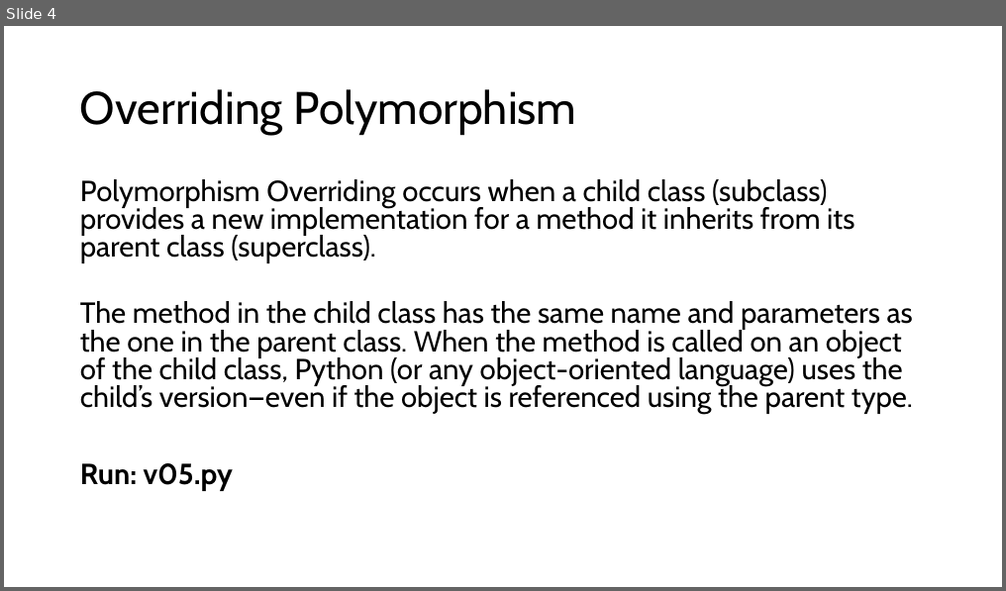
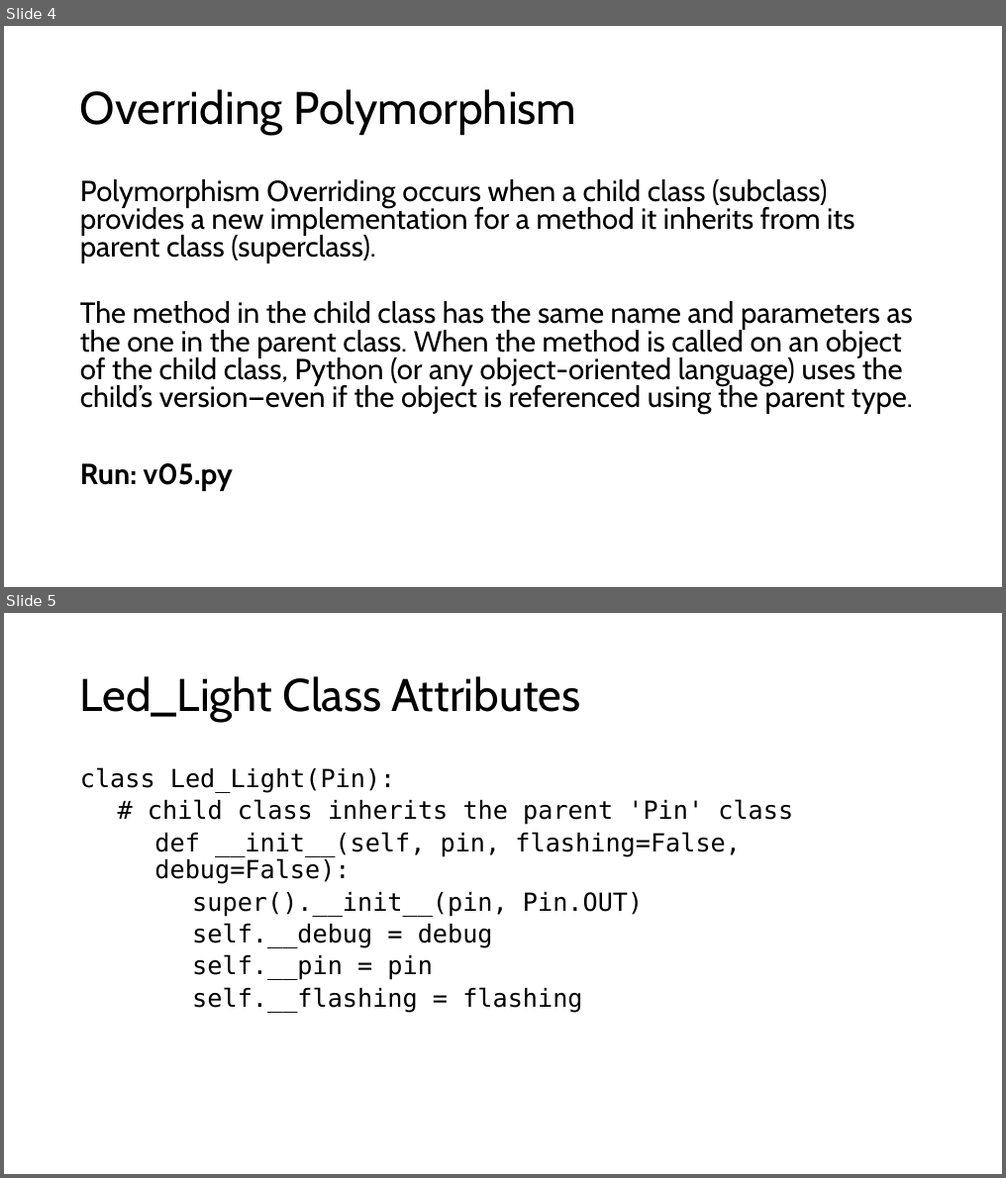
Before and after one commit to TempeHS/MicroPython_OOP_Pi_Pico_Mini_Project_Source, a slide deck: tutorials/presentations/Lecture2.pptx. Shown one above the other, each under a label of ours: slide 4 before the commit, slides 4 and 5 after it. The pictures are 1006x591 and 1006x1178 pixels, drawn with LibreOffice and Linux fonts; fonts in the diff are those of the drawing. Boxes give left, top, right and bottom in pixels: in the first picture for what was removed or moved away, otherwise in the second. Text is boxed around its words. In the diff, an @@ line names an element or a change of style, - is before the commit and + after.

```diff
--- a/tutorials/presentations/Lecture2.pptx
+++ b/tutorials/presentations/Lecture2.pptx
@@ slide 5 added at (4, 613, 1002, 1174), background #FFFFFF @@
@@ title added at (80, 676, 581, 722), 44 pt, text #000000 @@
+Led_Light Class Attributes
@@ text added at (80, 767, 793, 1013), 24 pt, text #000000 @@
+class Led_Light(Pin):
+  # child class inherits the parent 'Pin' class
+    def __init__(self, pin, flashing=False, debug=False):
+      super().__init__(pin, Pin.OUT)
+      self.__debug = debug
+      self.__pin = pin
+      self.__flashing = flashing
```
Also in this commit, not shown: 5 slides changed, 10 other slides added, 14 other files.
